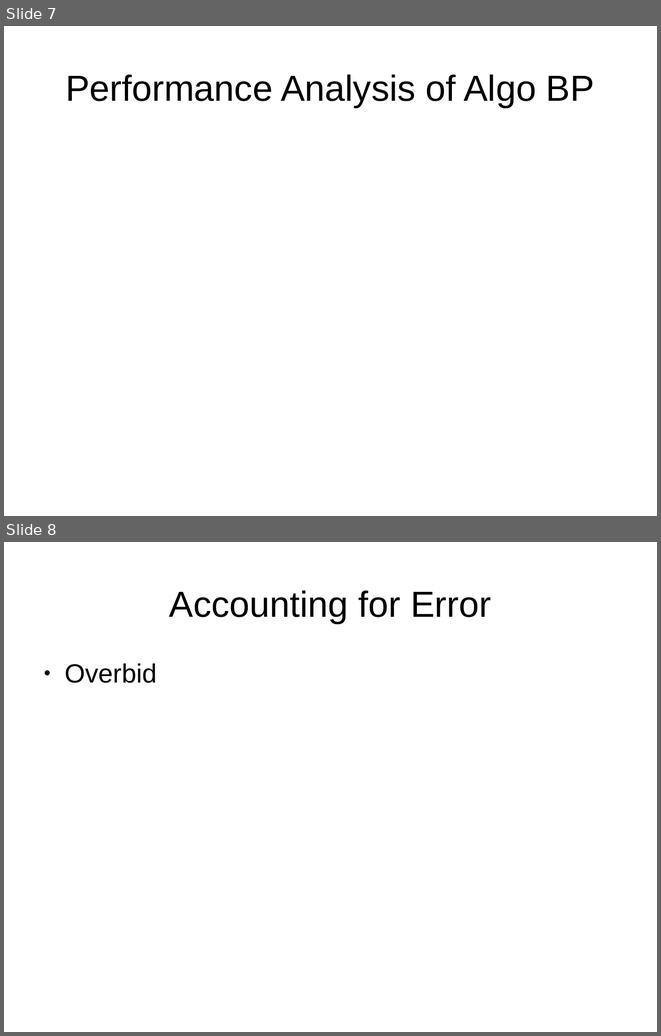
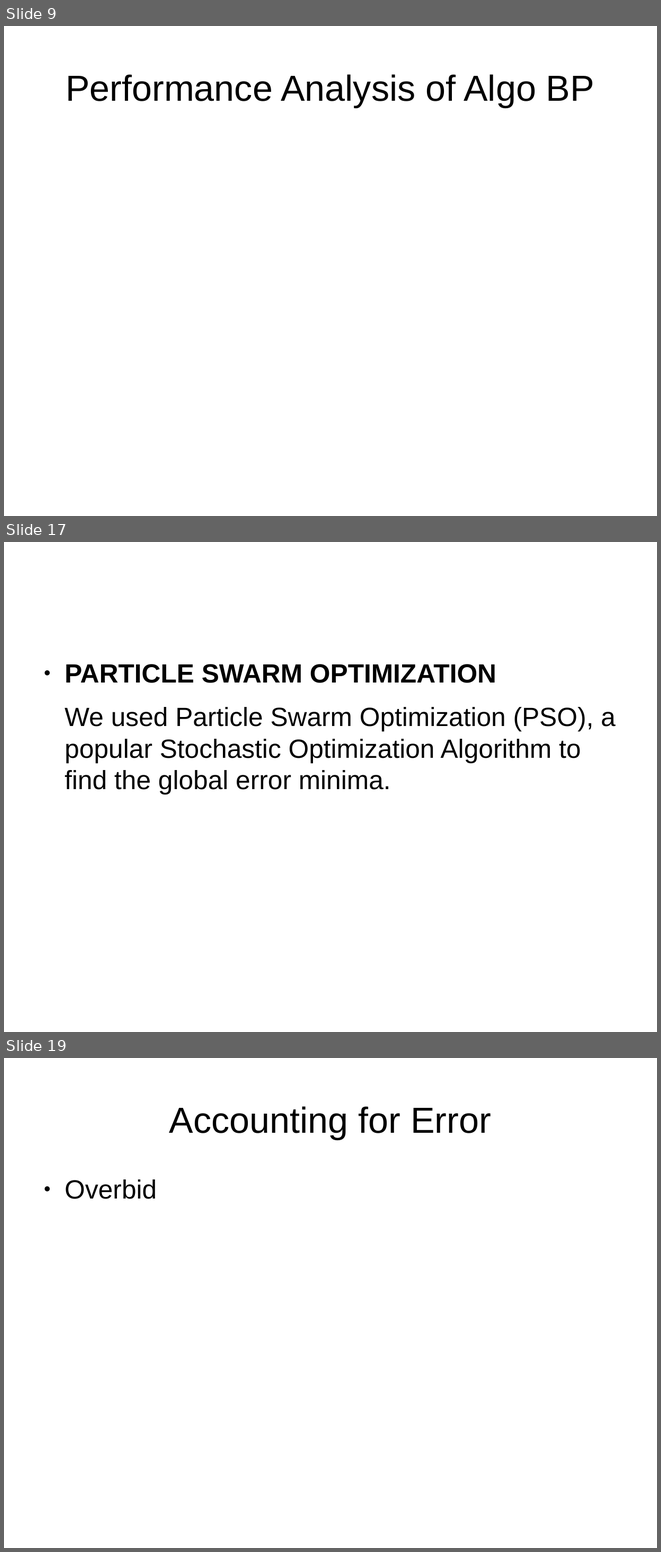
Before and after one commit to anmolmishra1997/Optimal-Bidding, a slide deck: presentation.odp. Shown one above the other, each under a label of ours: slides 7 and 8 before the commit, slides 9, 17 and 19 after it; the slides between them are not shown. The pictures are 661x1036 and 661x1552 pixels, drawn with LibreOffice and Linux fonts; fonts in the diff are those of the drawing. Boxes give left, top, right and bottom in pixels: in the first picture for what was removed or moved away, otherwise in the second. Text is boxed around its words. In the diff, an @@ line names an element or a change of style, - is before the commit and + after.

```diff
--- a/presentation.odp
+++ b/presentation.odp
@@ slide 17 added at (4, 542, 657, 1032), background #FFFFFF @@
@@ text added at (64, 664, 616, 794), 32 pt, text #000000 @@
+● PARTICLE SWARM OPTIMIZATION
+We used Particle Swarm Optimization (PSO), a popular Stochastic Optimization Algorithm to find the global error minima.
@@ what was slide 7 is now slide 9 @@
@@ what was slide 8 is now slide 19 @@
```
Also in this commit, not shown: 4 slides changed, 10 other slides added, 28 other files.
